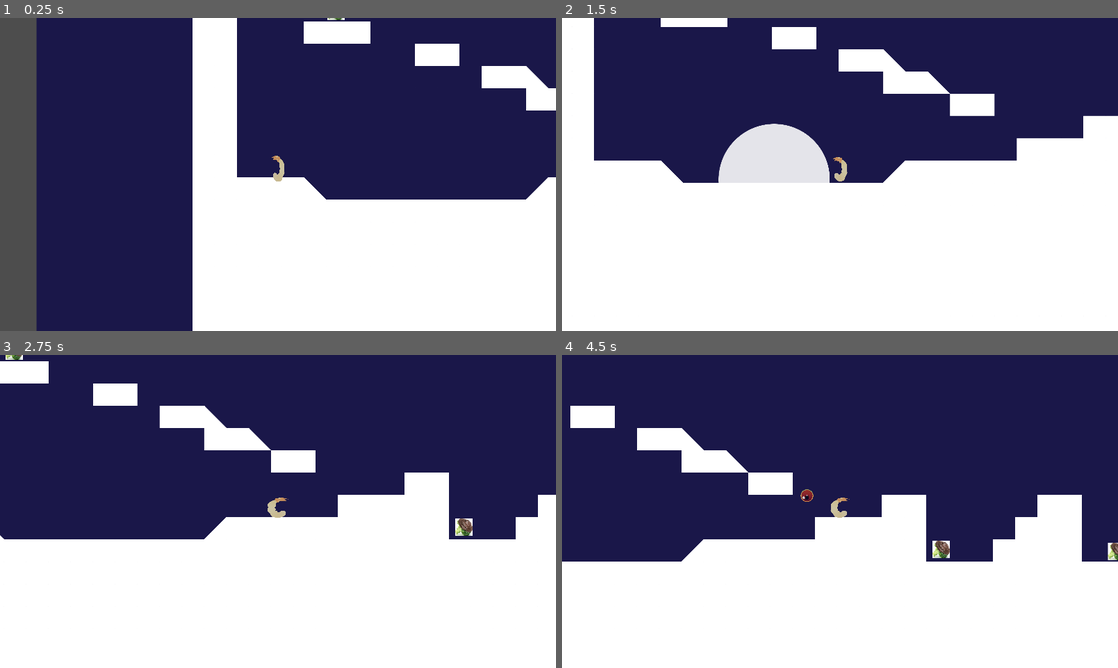
Above: before the commit, frames 1-4 (two rows, left to right).
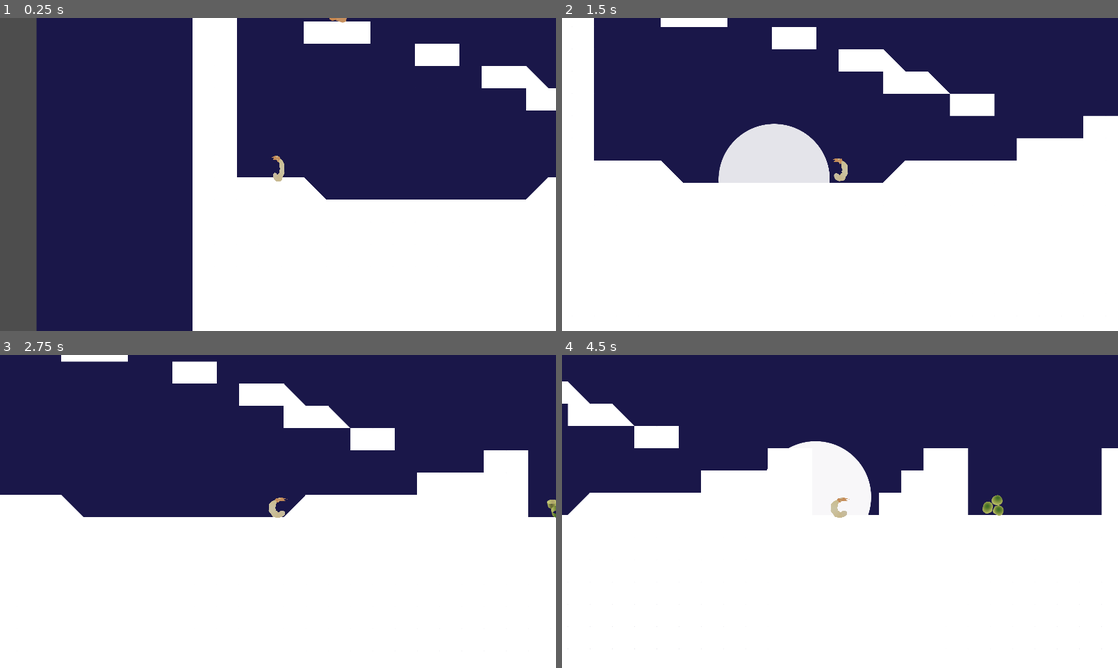
Above: after the commit, the same moments.

Repository: aectias/ShrimpFriedRice
Game: Godot game, scene res://Levels/FinalLevel.tscn
The game is run twice, just before and just after one commit, with the same random seed, the same clock (stepped at 60 frames per second) and the same inputs.
Inputs (mouse positions are in pixels of both pictures, inside the frame that each line leads up to):
- Up to frame 1 (0.25 s): no input
- Up to frame 2 (1.5 s): move the mouse to (962, 158) at 0.52 s; hold Space (jump) 0.53-1.28 s; hold Right (ui_right) from 0.53 s (still down); move the mouse to (728, 190) at 1.27 s; click (728, 190) at 1.35 s
- Up to frame 3 (2.75 s): tap Space (jump) at 1.52, 1.55, 1.82 s; move the mouse to (333, 442) at 2.02 s; release Right (ui_right) at 2.03 s; hold Left (ui_left) from 2.03 s (still down); hold Space (jump) from 2.03 s (still down)
- Up to frame 4 (4.5 s): move the mouse to (812, 574) at 2.77 s; release Left (ui_left) at 2.78 s; release Space (jump) at 2.78 s; hold Right (ui_right) 2.78-4.28 s; click (812, 574) at 2.85 s; tap Space (jump) at 3.02, 3.05, 3.32 s; move the mouse to (1006, 558) at 3.52 s; hold Space (jump) 3.53-4.28 s; move the mouse to (673, 464) at 4.27 s; hold Left (ui_left) from 4.28 s (still down); click (673, 464) at 4.35 s

The runs differ from the first frame. In frame 1, less than 0.1% of the frame differs, in the area x 58-63%, y 0-2%; in frame 2, less than 0.1%; in frame 3, 14%; in frame 4, 20%, in the area x 0-100%, y 8-94%.

Commit message:
vegetables added

Diff:
--- /dev/null
+++ b/2D-LevelDesignMap_01/Collectibles/Carrots.tscn
@@ -0,0 +1,22 @@
+[gd_scene load_steps=4 format=3 uid="uid://dbtvj2v1d5pi4"]
+
+[ext_resource type="Script" path="res://Collectibles/Collectibles.gd" id="1_ckxms"]
+[ext_resource type="Texture2D" uid="uid://xq46gqfyaaox" path="res://Art/Carrots.png" id="2_61ms2"]
+
+[sub_resource type="RectangleShape2D" id="RectangleShape2D_4wr5h"]
+size = Vector2(50, 50)
+
+[node name="Carrots" type="Area2D"]
+collision_layer = 3
+collision_mask = 3
+script = ExtResource("1_ckxms")
+
+[node name="Sprite2D" type="Sprite2D" parent="."]
+scale = Vector2(0.25, 0.25)
+texture = ExtResource("2_61ms2")
+
+[node name="CollisionShape2D" type="CollisionShape2D" parent="."]
+shape = SubResource("RectangleShape2D_4wr5h")
+
+[connection signal="body_entered" from="." to="." method="_on_body_entered"]
+[connection signal="body_exited" from="." to="." method="_on_body_exited"]
--- a/2D-LevelDesignMap_01/Collectibles.gd
+++ b/2D-LevelDesignMap_01/Collectibles/Collectibles.gd
@@ -1,5 +1,4 @@
 extends Area2D
-
 
 # GRAVITY ----- #
 @export var gravity_acceleration : float = 3840
@@ -8,6 +7,15 @@
 
 var velocity = Vector2(0,0);
 var is_falling = true;
+
+enum colEnum {
+	Carrots,
+	GreenOnion,
+	Peas,
+	Tomato
+}
+
+@export var collectible_type : colEnum;
 
 # Called when the node enters the scene tree for the first time.
 func _ready():
--- /dev/null
+++ b/2D-LevelDesignMap_01/Collectibles/Collectibles.tscn
@@ -0,0 +1,23 @@
+[gd_scene load_steps=4 format=3 uid="uid://dvdme67fid0so"]
+
+[ext_resource type="Script" path="res://Collectibles/Collectibles.gd" id="1_xlt8h"]
+[ext_resource type="Texture2D" uid="uid://bdcc7nhpk5e02" path="res://Art/Peas.png" id="2_lynd3"]
+
+[sub_resource type="RectangleShape2D" id="RectangleShape2D_4wr5h"]
+size = Vector2(50, 50)
+
+[node name="Collectibles" type="Area2D"]
+collision_layer = 3
+collision_mask = 3
+script = ExtResource("1_xlt8h")
+collectible_type = 2
+
+[node name="Sprite2D" type="Sprite2D" parent="."]
+scale = Vector2(0.25, 0.25)
+texture = ExtResource("2_lynd3")
+
+[node name="CollisionShape2D" type="CollisionShape2D" parent="."]
+shape = SubResource("RectangleShape2D_4wr5h")
+
+[connection signal="body_entered" from="." to="." method="_on_body_entered"]
+[connection signal="body_exited" from="." to="." method="_on_body_exited"]
--- /dev/null
+++ b/2D-LevelDesignMap_01/Collectibles/GreenOnions.tscn
@@ -0,0 +1,23 @@
+[gd_scene load_steps=4 format=3 uid="uid://qloe28slxy84"]
+
+[ext_resource type="Script" path="res://Collectibles/Collectibles.gd" id="1_oicto"]
+[ext_resource type="Texture2D" uid="uid://bi0fkik3i1s37" path="res://Art/GreenOnion.png" id="2_nqsph"]
+
+[sub_resource type="RectangleShape2D" id="RectangleShape2D_4wr5h"]
+size = Vector2(50, 50)
+
+[node name="GreenOnion" type="Area2D"]
+collision_layer = 3
+collision_mask = 3
+script = ExtResource("1_oicto")
+collectible_type = 1
+
+[node name="Sprite2D" type="Sprite2D" parent="."]
+scale = Vector2(0.25, 0.25)
+texture = ExtResource("2_nqsph")
+
+[node name="CollisionShape2D" type="CollisionShape2D" parent="."]
+shape = SubResource("RectangleShape2D_4wr5h")
+
+[connection signal="body_entered" from="." to="." method="_on_body_entered"]
+[connection signal="body_exited" from="." to="." method="_on_body_exited"]
--- a/2D-LevelDesignMap_01/Collectibles.tscn
+++ b/2D-LevelDesignMap_01/Collectibles/Peas.tscn
@@ -1,19 +1,20 @@
-[gd_scene load_steps=4 format=3 uid="uid://dvdme67fid0so"]
+[gd_scene load_steps=4 format=3 uid="uid://dmrppi1ebg03x"]
 
-[ext_resource type="Texture2D" uid="uid://b4oceyojwqhh8" path="res://Art/placeholder-broccoli-chocolate.png" id="1_b2526"]
-[ext_resource type="Script" path="res://Collectibles.gd" id="1_xlt8h"]
+[ext_resource type="Script" path="res://Collectibles/Collectibles.gd" id="1_ujiy3"]
+[ext_resource type="Texture2D" uid="uid://bdcc7nhpk5e02" path="res://Art/Peas.png" id="2_gto0k"]
 
 [sub_resource type="RectangleShape2D" id="RectangleShape2D_4wr5h"]
 size = Vector2(50, 50)
 
-[node name="Collectibles" type="Area2D"]
+[node name="Peas" type="Area2D"]
 collision_layer = 3
 collision_mask = 3
-script = ExtResource("1_xlt8h")
+script = ExtResource("1_ujiy3")
+collectible_type = 2
 
 [node name="Sprite2D" type="Sprite2D" parent="."]
-scale = Vector2(0.1, 0.1)
-texture = ExtResource("1_b2526")
+scale = Vector2(0.25, 0.25)
+texture = ExtResource("2_gto0k")
 
 [node name="CollisionShape2D" type="CollisionShape2D" parent="."]
 shape = SubResource("RectangleShape2D_4wr5h")
--- /dev/null
+++ b/2D-LevelDesignMap_01/Collectibles/Tomato.tscn
@@ -0,0 +1,23 @@
+[gd_scene load_steps=4 format=3 uid="uid://vvavyg2784qc"]
+
+[ext_resource type="Script" path="res://Collectibles/Collectibles.gd" id="1_hre4j"]
+[ext_resource type="Texture2D" uid="uid://c6s8a02ohx0xn" path="res://Art/Tomato.png" id="2_m5vq5"]
+
+[sub_resource type="RectangleShape2D" id="RectangleShape2D_4wr5h"]
+size = Vector2(50, 50)
+
+[node name="Tomato" type="Area2D"]
+collision_layer = 3
+collision_mask = 3
+script = ExtResource("1_hre4j")
+collectible_type = 3
+
+[node name="Sprite2D" type="Sprite2D" parent="."]
+scale = Vector2(0.25, 0.25)
+texture = ExtResource("2_m5vq5")
+
+[node name="CollisionShape2D" type="CollisionShape2D" parent="."]
+shape = SubResource("RectangleShape2D_4wr5h")
+
+[connection signal="body_entered" from="." to="." method="_on_body_entered"]
+[connection signal="body_exited" from="." to="." method="_on_body_exited"]
--- a/2D-LevelDesignMap_01/Levels/CharlesLevel.tscn
+++ b/2D-LevelDesignMap_01/Levels/CharlesLevel.tscn
@@ -4,7 +4,7 @@
 [ext_resource type="Texture2D" uid="uid://b0xsayp8cbh4d" path="res://Art/Buddy.png" id="2_bwpbi"]
 [ext_resource type="PackedScene" uid="uid://cvboky6pqlyk0" path="res://Player/Player.tscn" id="2_xelmt"]
 [ext_resource type="PackedScene" uid="uid://dxeva15lnv7wm" path="res://Platforms/TileMap.tscn" id="3_5vg5h"]
-[ext_resource type="PackedScene" uid="uid://dvdme67fid0so" path="res://Collectibles.tscn" id="4_8ne30"]
+[ext_resource type="PackedScene" uid="uid://dvdme67fid0so" path="res://Collectibles/Collectibles.tscn" id="4_8ne30"]
 [ext_resource type="PackedScene" uid="uid://c6mehdilikuyg" path="res://GridBase.tscn" id="4_dvoco"]
 
 [node name="Node2D" type="Node2D"]
--- a/2D-LevelDesignMap_01/Levels/FinalLevel.tscn
+++ b/2D-LevelDesignMap_01/Levels/FinalLevel.tscn
@@ -1,10 +1,13 @@
-[gd_scene load_steps=6 format=3 uid="uid://bh7y4xxd52p2p"]
+[gd_scene load_steps=9 format=3 uid="uid://bh7y4xxd52p2p"]
 
 [ext_resource type="Script" path="res://World/World.gd" id="1_dyn6v"]
 [ext_resource type="PackedScene" uid="uid://cvboky6pqlyk0" path="res://Player/Player.tscn" id="2_tsdo3"]
 [ext_resource type="PackedScene" uid="uid://dxeva15lnv7wm" path="res://Platforms/TileMap.tscn" id="3_rgcws"]
-[ext_resource type="PackedScene" uid="uid://dvdme67fid0so" path="res://Collectibles.tscn" id="4_gjgt5"]
+[ext_resource type="PackedScene" uid="uid://dbtvj2v1d5pi4" path="res://Collectibles/Carrots.tscn" id="5_7hqkc"]
 [ext_resource type="PackedScene" uid="uid://c6mehdilikuyg" path="res://GridBase.tscn" id="5_7nq3a"]
+[ext_resource type="PackedScene" uid="uid://qloe28slxy84" path="res://Collectibles/GreenOnions.tscn" id="6_fvd5n"]
+[ext_resource type="PackedScene" uid="uid://dmrppi1ebg03x" path="res://Collectibles/Peas.tscn" id="7_ixn0d"]
+[ext_resource type="PackedScene" uid="uid://vvavyg2784qc" path="res://Collectibles/Tomato.tscn" id="8_xu7of"]
 
 [node name="Node2D" type="Node2D"]
 script = ExtResource("1_dyn6v")
@@ -20,6 +23,7 @@
 
 [node name="Player" parent="." instance=ExtResource("2_tsdo3")]
 position = Vector2(-8714, 3650)
+jump_force = 1000.0
 
 [node name="Camera2D" type="Camera2D" parent="Player"]
 zoom = Vector2(1.2, 1.2)
@@ -28,24 +32,6 @@
 position = Vector2(-4480, 2112)
 scale = Vector2(0.25, 0.25)
 layer_0/tile_data = PackedInt32Array(65476, 65536, 1, 65477, 65536, 1, 65478, 65536, 1, 65479, 65536, 1, 65480, 65536,  …(43937 unchanged characters)…
-
-[node name="Collectibles" parent="." instance=ExtResource("4_gjgt5")]
-position = Vector2(-8547, 3299)
-
-[node name="Collectibles2" parent="." instance=ExtResource("4_gjgt5")]
-position = Vector2(-6748, 3811)
-
-[node name="Collectibles13" parent="." instance=ExtResource("4_gjgt5")]
-position = Vector2(-7253, 3805)
-
-[node name="Collectibles14" parent="." instance=ExtResource("4_gjgt5")]
-position = Vector2(-7135, 2909)
-
-[node name="Collectibles3" parent="." instance=ExtResource("4_gjgt5")]
-position = Vector2(-991, 3233)
-
-[node name="Collectibles15" parent="." instance=ExtResource("4_gjgt5")]
-position = Vector2(-1190, 2717)
 
 [node name="Grid" type="Node2D" parent="."]
 visible = false
@@ -74,30 +60,53 @@
 position = Vector2(0, 0)
 scale = Vector2(1, 1)
 
-[node name="Collectibles4" parent="." instance=ExtResource("4_gjgt5")]
-position = Vector2(-5032, 4256)
-scale = Vector2(6, 6)
+[node name="Carrots" parent="." instance=ExtResource("5_7hqkc")]
+position = Vector2(-8543, 3302)
 
-[node name="Collectibles5" parent="." instance=ExtResource("4_gjgt5")]
-position = Vector2(-3552, 3423)
+[node name="GreenOnion" parent="." instance=ExtResource("6_fvd5n")]
+position = Vector2(-7213, 3814)
 
-[node name="Collectibles12" parent="." instance=ExtResource("4_gjgt5")]
-position = Vector2(-4357, 3488)
+[node name="Peas" parent="." instance=ExtResource("7_ixn0d")]
+position = Vector2(-6776, 3813)
 
-[node name="Collectibles6" parent="." instance=ExtResource("4_gjgt5")]
-position = Vector2(-4133, 2846)
+[node name="Tomato" parent="." instance=ExtResource("8_xu7of")]
+position = Vector2(-4995, 4389)
 
-[node name="Collectibles7" parent="." instance=ExtResource("4_gjgt5")]
-position = Vector2(-801, 4259)
+[node name="Peas2" parent="." instance=ExtResource("7_ixn0d")]
+position = Vector2(-4908, 4388)
 
-[node name="Collectibles8" parent="." instance=ExtResource("4_gjgt5")]
-position = Vector2(-4781, 4378)
+[node name="GreenOnion2" parent="." instance=ExtResource("6_fvd5n")]
+position = Vector2(-4820, 4389)
 
-[node name="Collectibles9" parent="." instance=ExtResource("4_gjgt5")]
-position = Vector2(-4642, 4378)
+[node name="Carrots2" parent="." instance=ExtResource("5_7hqkc")]
+position = Vector2(-4729, 4389)
 
-[node name="Collectibles10" parent="." instance=ExtResource("4_gjgt5")]
-position = Vector2(-4503, 4380)
+[node name="Carrots3" parent="." instance=ExtResource("5_7hqkc")]
+position = Vector2(-4270, 3494)
 
-[node name="Collectibles11" parent="." instance=ExtResource("4_gjgt5")]
-position = Vector2(-4347, 4380)
+[node name="Tomato2" parent="." instance=ExtResource("8_xu7of")]
+position = Vector2(-4112, 2851)
+
+[node name="Peas3" parent="." instance=ExtResource("7_ixn0d")]
+position = Vector2(-7122, 2922)
+
+[node name="GreenOnion3" parent="." instance=ExtResource("6_fvd5n")]
+position = Vector2(-1063, 3239)
+
+[node name="Carrots4" parent="." instance=ExtResource("5_7hqkc")]
+position = Vector2(-3220, 3237)
+
+[node name="GreenOnion4" parent="." instance=ExtResource("6_fvd5n")]
+position = Vector2(-802, 4262)
+
+[node name="Peas4" parent="." instance=ExtResource("7_ixn0d")]
+position = Vector2(-2463, 3620)
+
+[node name="Tomato3" parent="." instance=ExtResource("8_xu7of")]
+position = Vector2(-1378, 2533)
+
+[node name="Peas5" parent="." instance=ExtResource("7_ixn0d")]
+position = Vector2(-2950, 2594)
+
+[node name="Carrots5" parent="." instance=ExtResource("5_7hqkc")]
+position = Vector2(-7058, 2919)
